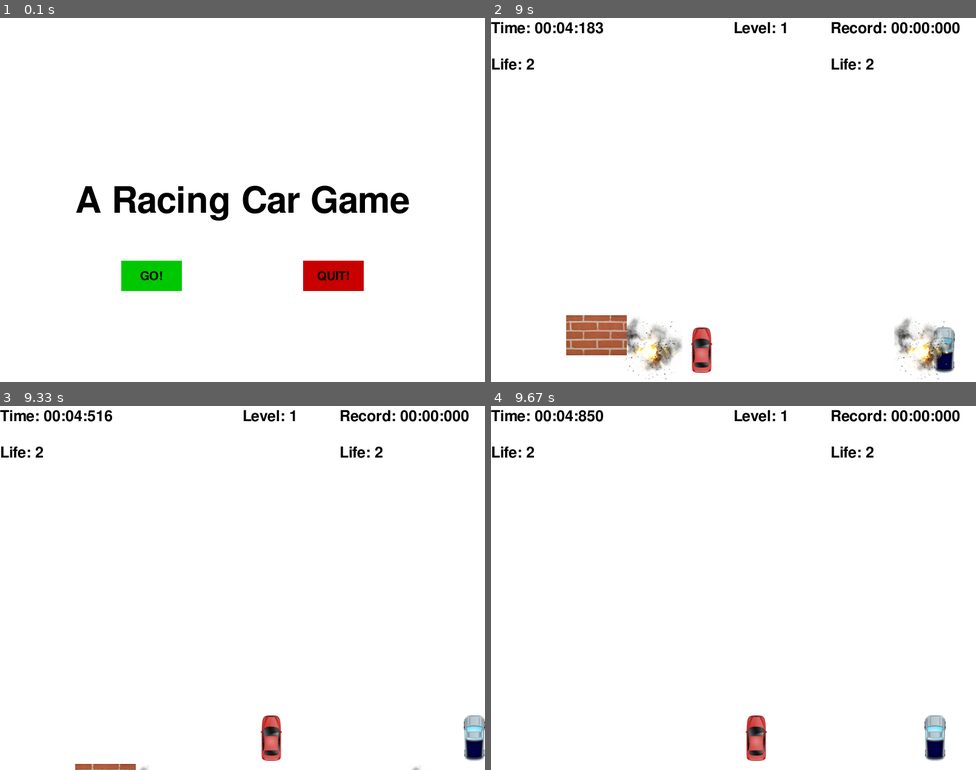
Above: before the commit, frames 1-4 (two rows, left to right).
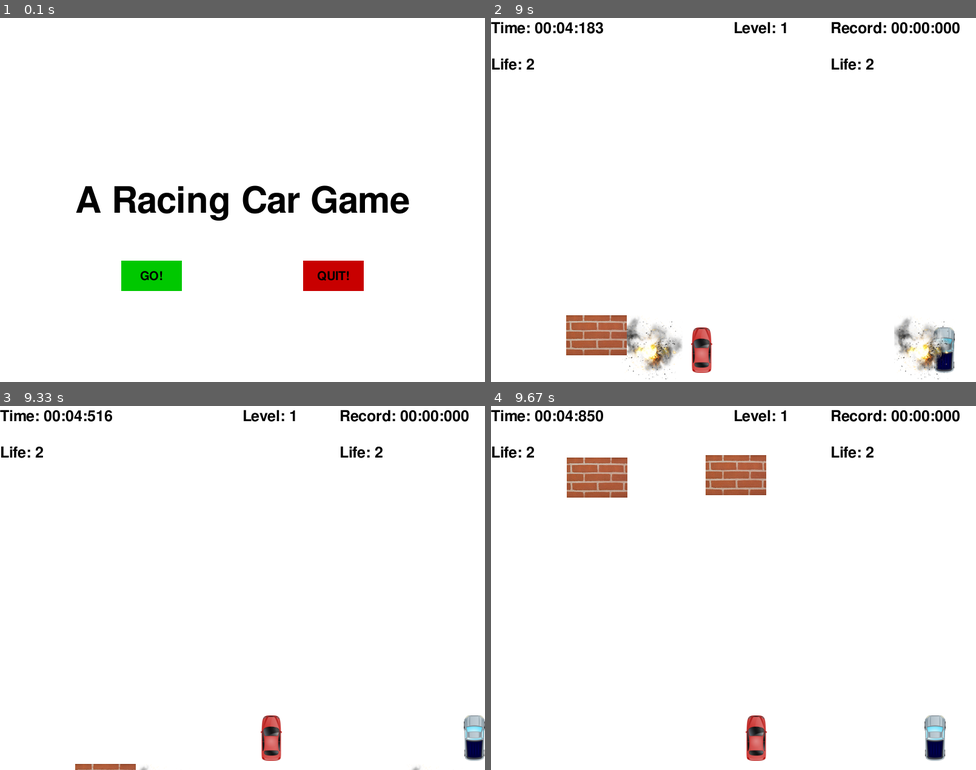
Above: after the commit, the same moments.

Repository: yan-ren/Pygame_playground
Game: pygame game, started from racing_car/racing.py
Same seed, same stepped clock (60 frames per second), same inputs: the game is played once before the commit and once after it.
Inputs (mouse positions are in pixels of both pictures, inside the frame that each line leads up to):
- Up to frame 1 (0.1 s): no input
- Up to frame 2 (9 s): click "GO!" at 0.38 s; click "Double Players" at 0.72 s; hold Right 1-1.47 s; move the mouse to (617, 203) at 1.03 s; hold Right 1.5-1.97 s; hold D 1.5-1.97 s; hold Left 2-2.53 s; hold A 2-2.53 s; click (806, 72) at 2.62 s; hold Left 2.9-3.3 s; hold A 2.9-3.3 s; hold Right 3.33-3.97 s; hold D 3.33-3.97 s; hold Left 4-4.47 s; hold A 4-4.47 s; hold Right 4.5-4.97 s; hold D 4.5-4.97 s; hold Right 5-5.47 s; hold D 5-5.47 s; hold Left 5.5-6.03 s; hold A 5.5-6.03 s; hold Left 6.07-6.47 s; hold A 6.07-6.47 s; hold Right 6.5-7.13 s; hold D 6.5-7.13 s; hold Left 7.17-7.63 s; hold A 7.17-7.63 s; hold P 7.67-8.13 s; hold Right 7.67-8.13 s; hold D 7.67-8.13 s; click "Continue!" at 8.22 s; hold Right 8.5-8.97 s; hold D 8.5-8.97 s; move the mouse to (830, 170) at 8.53 s
- Up to frame 3 (9.33 s): hold Right from 9 s (still down); hold D from 9 s (still down)
- Up to frame 4 (9.67 s): release Right at 9.47 s; release D at 9.47 s; hold Left from 9.5 s (still down); hold A from 9.5 s (still down)

Frames 1-3 are identical in both runs. In frame 4, 2.8% of the frame differs, in the area x 15-57%, y 13-26%.

Commit message:
change lable position

Diff:
--- a/racing_car/racing.py
+++ b/racing_car/racing.py
@@ -573,8 +573,7 @@
         # block passes car, initialize block position
         for b in block_list:
             if b.y > WINDOW_HEIGHT:
-                b.y = random.randint(-WINDOW_HEIGHT, 0)
-                b.x = random.randint(0, WINDOW_WIDTH)
+                b.set_to_top()
                 score += 1
                 level = utils.calculate_level(score)
                 level_up = utils.level_up(score)
@@ -589,19 +588,18 @@
         display.fill(WHITE)
         if display_car1:
             display_car(car1)
-            display_text_label("Life: " + str(car1.life), 25, 0, 60)
+            display_text_label("Life: " + str(car1.life), 25, WINDOW_WIDTH - 240, 60)
+        else:
+            display_text_label("Life: 0", 25, WINDOW_WIDTH - 240, 60)
+
+        if display_car2:
+            display_car(car2)
+            display_text_label("Life: " + str(car2.life), 25, 0, 60)
         else:
             display_text_label("Life: 0", 25, 0, 60)
 
-        if display_car2:
-            display_car(car2)
-            display_text_label("Life: " + str(car2.life), 25, WINDOW_WIDTH - 240, 60)
-        else:
-            display_text_label("Life: 0", 25, WINDOW_WIDTH - 240, 60)
-
         if display_fire:
-            display.blit(fire_img, (car1_stop - fire_img.get_rect().width / 2,
-                                    WINDOW_HEIGHT * 0.85))
+            display.blit(fire_img, (car1_stop - fire_img.get_rect().width / 2, WINDOW_HEIGHT * 0.85))
         display_block(block_list)
         display_text_label("Time: " + utils.convert_time(current_time - start_time), 25, 0, 0)
         display_text_label("Level: " + str(level), 25, WINDOW_WIDTH / 2, 0)
